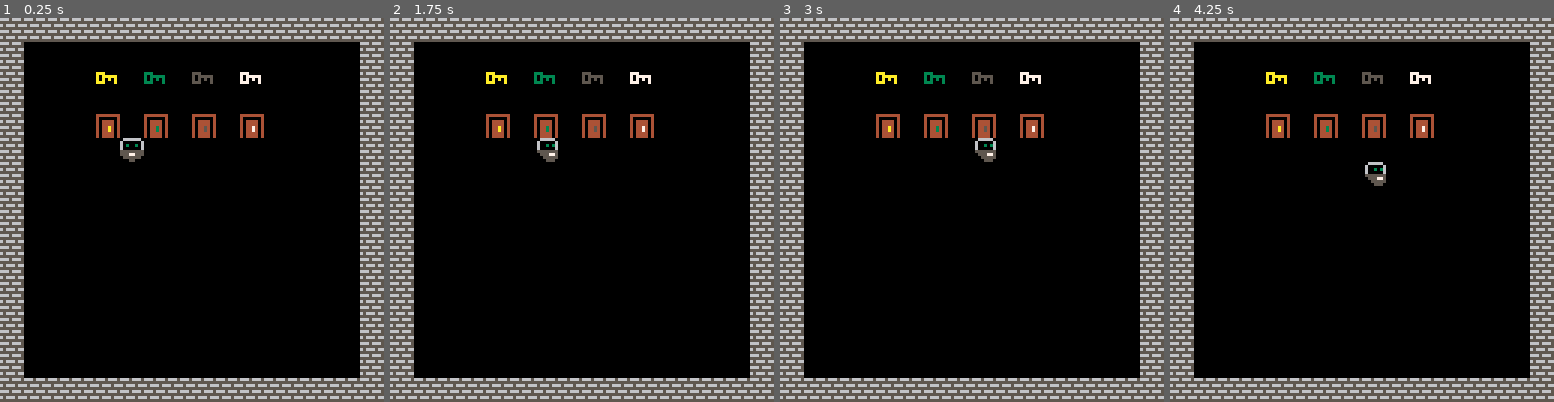
Above: before the commit, frames 1-4 (left to right).
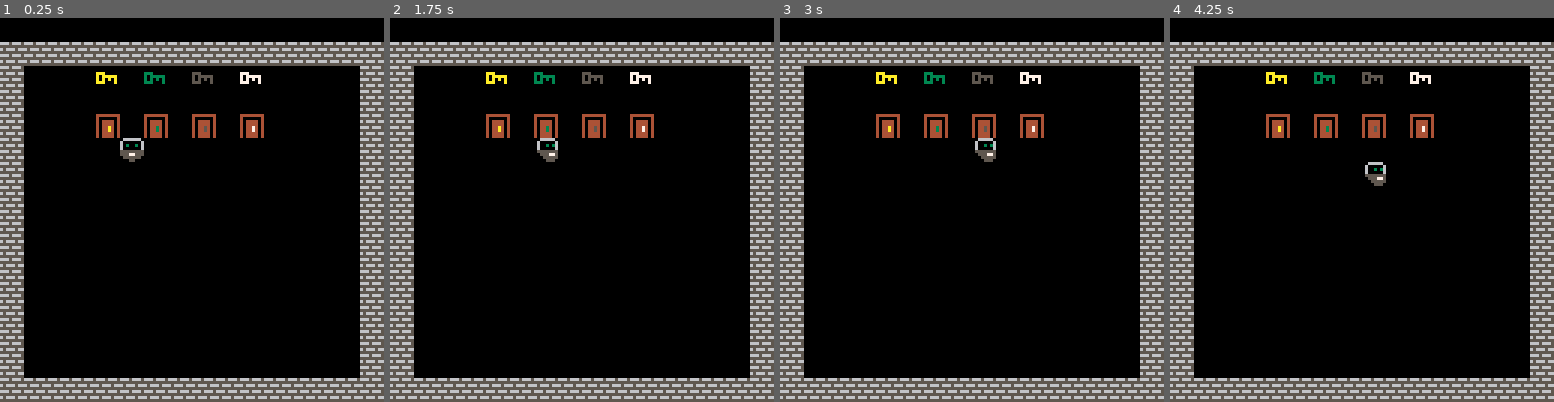
Above: after the commit, the same moments.

Repository: VedVid/picos-challange
Game: PICO-8 cartridge picoschallange.p8
The game is run twice, just before and just after one commit, with the same random seed, the same clock (stepped at 60 frames per second) and the same inputs.
Inputs:
- Up to frame 1 (0.25 s): no input
- Up to frame 2 (1.75 s): hold Right from 1.6 s (still down)
- Up to frame 3 (3 s): release Right at 2.1 s; hold Up 2.15-2.42 s; hold Right from 2.47 s (still down)
- Up to frame 4 (4.25 s): release Right at 3.03 s; hold Left 3.08-3.58 s; hold Down 3.63-3.97 s; hold Right from 4.02 s (still down)

The runs differ from the first frame. In frame 1, 12% of the frame differs, in the area x 0-100%, y 0-13%; in frame 2, 12%; in frame 3, 12%; in frame 4, 12%.

Commit message:
Picked up keys are shown at the top of the screen, and are removed from this GUI element when they are spent to open the doors.

Diff:
--- a/picoschallange.p8
+++ b/picoschallange.p8
@@ -23,6 +23,23 @@
      16)
  spr(player.spr_current,
      player.x, player.y)
+ oxg = 0
+ if player.key_gold then
+  spr(32, oxg, 0)
+  oxg += 8
+ end
+ if player.key_green then
+  spr(33, oxg, 0)
+  oxg += 8
+ end
+ if player.key_gray then
+  spr(34, oxg, 0)
+  oxg += 8
+ end
+ if player.key_white then
+  spr(35, oxg, 0)
+  oxg += 8
+ end
 end
 
 -->8
@@ -108,6 +125,15 @@
    player.x = x
    player.y = y
    remove_sprite(x, y)
+   if sprite == 17 then
+    player.key_gold = false
+   elseif sprite == 18 then
+    player.key_green = false
+   elseif sprite == 19 then
+    player.key_gray = false
+   else
+    player.key_white = false
+   end
   end
  end
 end
@@ -164,8 +190,8 @@
 00000000000000000000000000000000020a0a0a0a0000000000000000000000040404040000000000000000000000000000000000000000000000000000000000000000000000000000000000000000000000000000000000000000000000000000000000000000000000000000000000000000000000000000000000000000
 0000000000000000000000000000000000000000000000000000000000000000000000000000000000000000000000000000000000000000000000000000000000000000000000000000000000000000000000000000000000000000000000000000000000000000000000000000000000000000000000000000000000000000
 __map__
+0000000000000000000000000000000000000000000000000000000000000000000000000000000000000000000000000000000000000000000000000000000000000000000000000000000000000000000000000000000000000000000000000000000000000000000000000000000000000000000000000000000000000000
 1010101010101010101010101010101000000000000000000000000000000000000000000000000000000000000000000000000000000000000000000000000000000000000000000000000000000000000000000000000000000000000000000000000000000000000000000000000000000000000000000000000000000000
-1000000000000000000000000000001000000000000000000000000000000000000000000000000000000000000000000000000000000000000000000000000000000000000000000000000000000000000000000000000000000000000000000000000000000000000000000000000000000000000000000000000000000000
 1000000020002100220023000000001000000000000000000000000000000000000000000000000000000000000000000000000000000000000000000000000000000000000000000000000000000000000000000000000000000000000000000000000000000000000000000000000000000000000000000000000000000000
 1000000000000000000000000000001000000000000000000000000000000000000000000000000000000000000000000000000000000000000000000000000000000000000000000000000000000000000000000000000000000000000000000000000000000000000000000000000000000000000000000000000000000000
 1000000011001200130014000000001000000000000000000000000000000000000000000000000000000000000000000000000000000000000000000000000000000000000000000000000000000000000000000000000000000000000000000000000000000000000000000000000000000000000000000000000000000000
